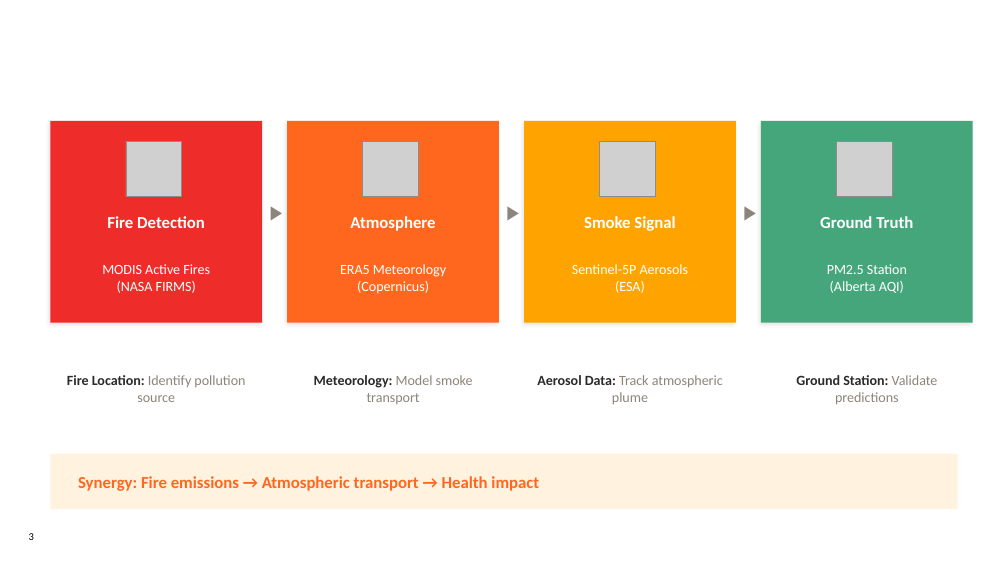
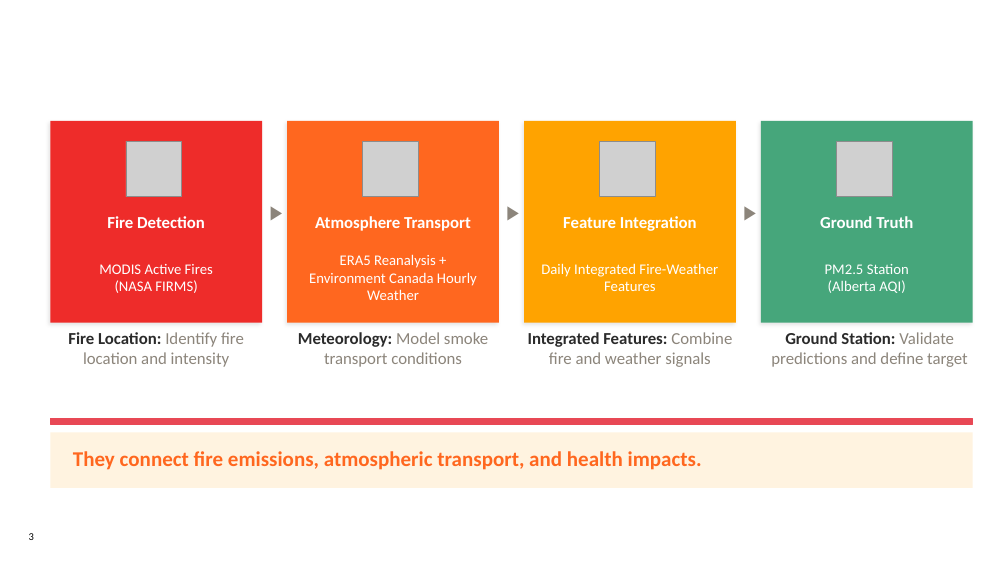
Before and after one commit to JiagengMi/engo645_2026_winter, a slide deck: slide 3 of ENGO645_Final_Presentation.pptx. Drawn at 1008x567 pixels with LibreOffice and Linux fonts; fonts in the diff are those of the drawing; grey boxes stand for pictures; background and template pictures are left out. Boxes give left, top, right and bottom in pixels: in the first picture for what was removed or moved away, otherwise in the second. Text is boxed around its words. In the diff, an @@ line names an element or a change of style, - is before the commit and + after.

```diff
--- a/ENGO645_Final_Presentation.pptx
+++ b/ENGO645_Final_Presentation.pptx
@@ text at [315,216,471,231]: text changed @@
-Atmosphere
+Atmosphere Transport
@@ text at [563,216,697,231]: text changed @@
-Smoke Signal
+Feature Integration
@@ text "MODIS Active Fires" at [99,264,213,293]: size 13.3 to 14 pt @@
@@ text at [309,254,477,300]: text changed; size 13.3 to 14 pt @@
-ERA5 Meteorology
-(Copernicus)
+ERA5 Reanalysis + Environment Canada Hourly Weather
@@ text at [541,263,718,291]: text changed; size 13.3 to 14 pt @@
-Sentinel-5P Aerosols
-(ESA)
+Daily Integrated Fire-Weather Features
@@ text "PM2.5 Station" at [825,264,909,293]: size 13.3 to 14 pt @@
@@ text at [68,332,244,367]: text changed; size 13.3 to 16 pt @@
-Fire Location: Identify pollution source
+Fire Location: Identify fire location and intensity
@@ text at [298,332,488,367]: text changed; size 13.3 to 16 pt @@
-Meteorology: Model smoke transport
+Meteorology: Model smoke transport conditions
@@ text at [528,332,732,367]: text changed; size 13.3 to 16 pt @@
-Aerosol Data: Track atmospheric plume
+Integrated Features: Combine fire and weather signals
@@ text at [771,332,968,367]: text changed; size 13.3 to 16 pt @@
-Ground Station: Validate predictions
+Ground Station: Validate predictions and define target
@@ rectangle added at [51,419,973,424], fill #E84855, outline #E84855 1 pt @@
@@ rectangle: place and size @@
-rectangle at [51,454,958,509]
+rectangle at [51,433,973,488]
@@ text at [73,451,702,470]: text changed; size 16 to 20 pt @@
-Synergy: Fire emissions → Atmospheric transport → Health impact
+They connect fire emissions, atmospheric transport, and health impacts.
```
Also in this commit, not shown: 13 other slides changed, 26 other files.
